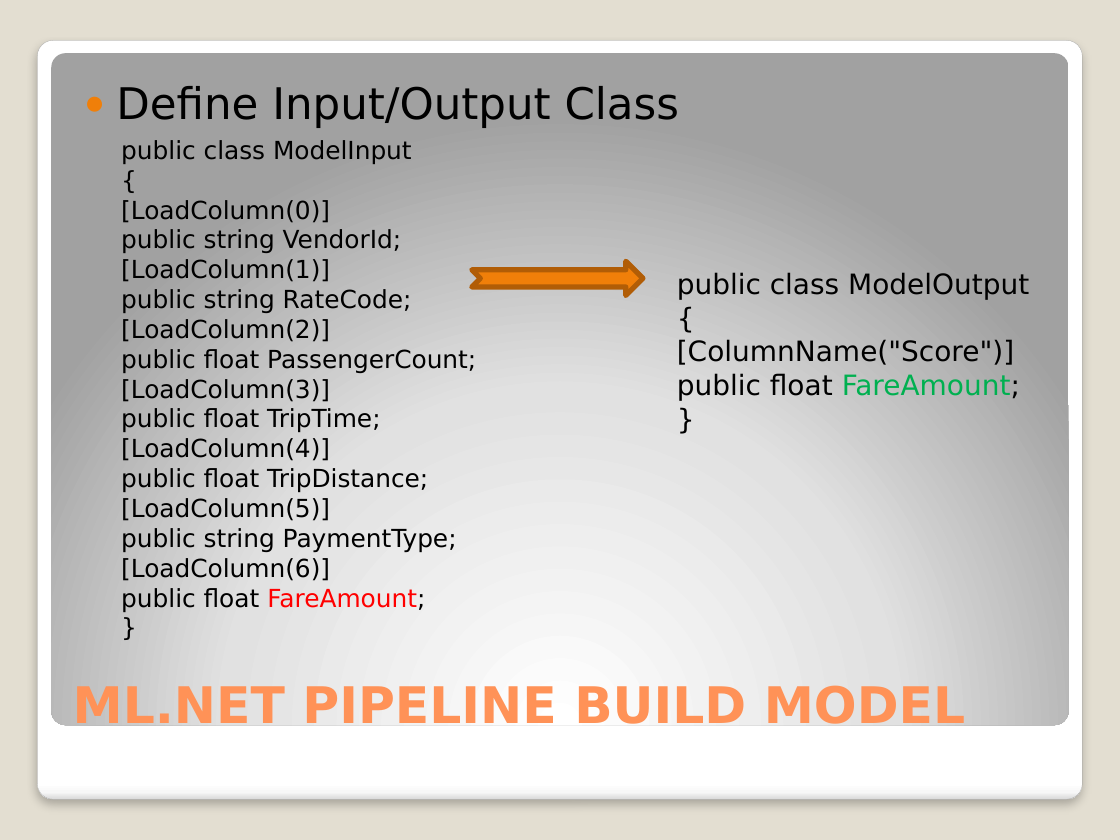
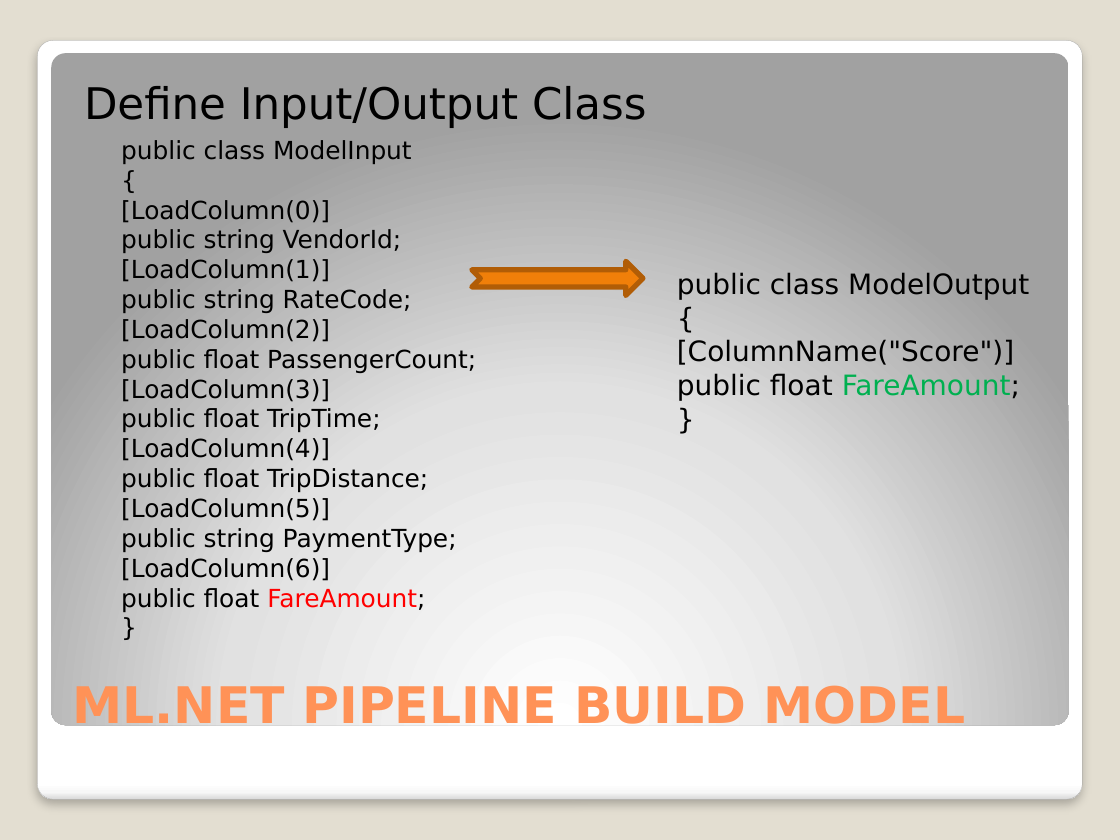
Before and after one commit to djkormo/mlnet-cli, a slide deck: slide 12 of presentation/Machine learning in Azure without Python.pptx. Drawn at 1120x840 pixels with LibreOffice and Linux fonts; fonts in the diff are those of the drawing. Boxes give left, top, right and bottom in pixels: in the first picture for what was removed or moved away, otherwise in the second. Text is boxed around its words. In the diff, an @@ line names an element or a change of style, - is before the commit and + after.

```diff
--- a/presentation/Machine learning in Azure without Python.pptx
+++ b/presentation/Machine learning in Azure without Python.pptx
@@ text "Define Input/Output Class" at bbox=[84, 86, 646, 128]: bullet ● to none @@
```
Also in this commit, not shown: 10 other slides changed.
